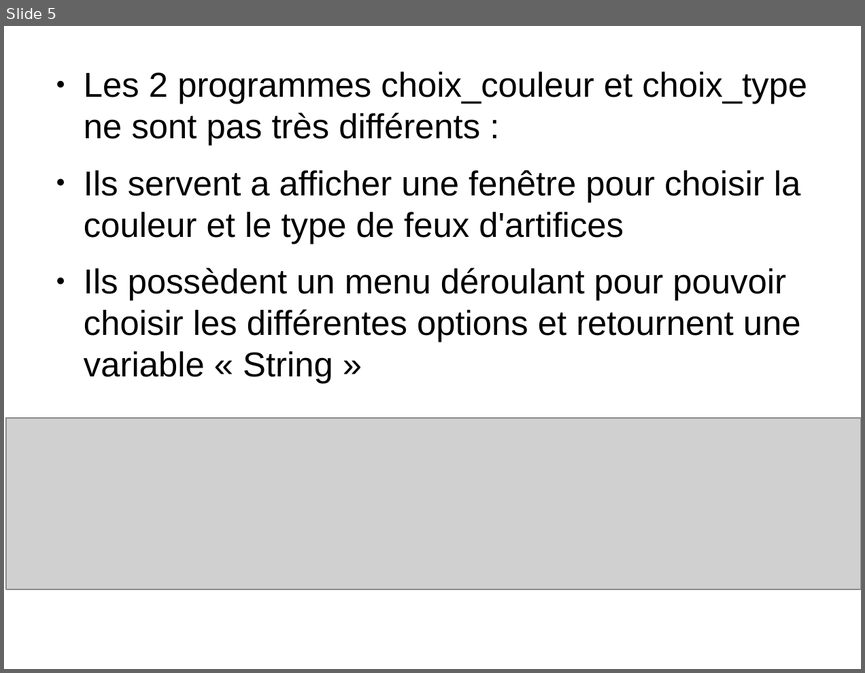
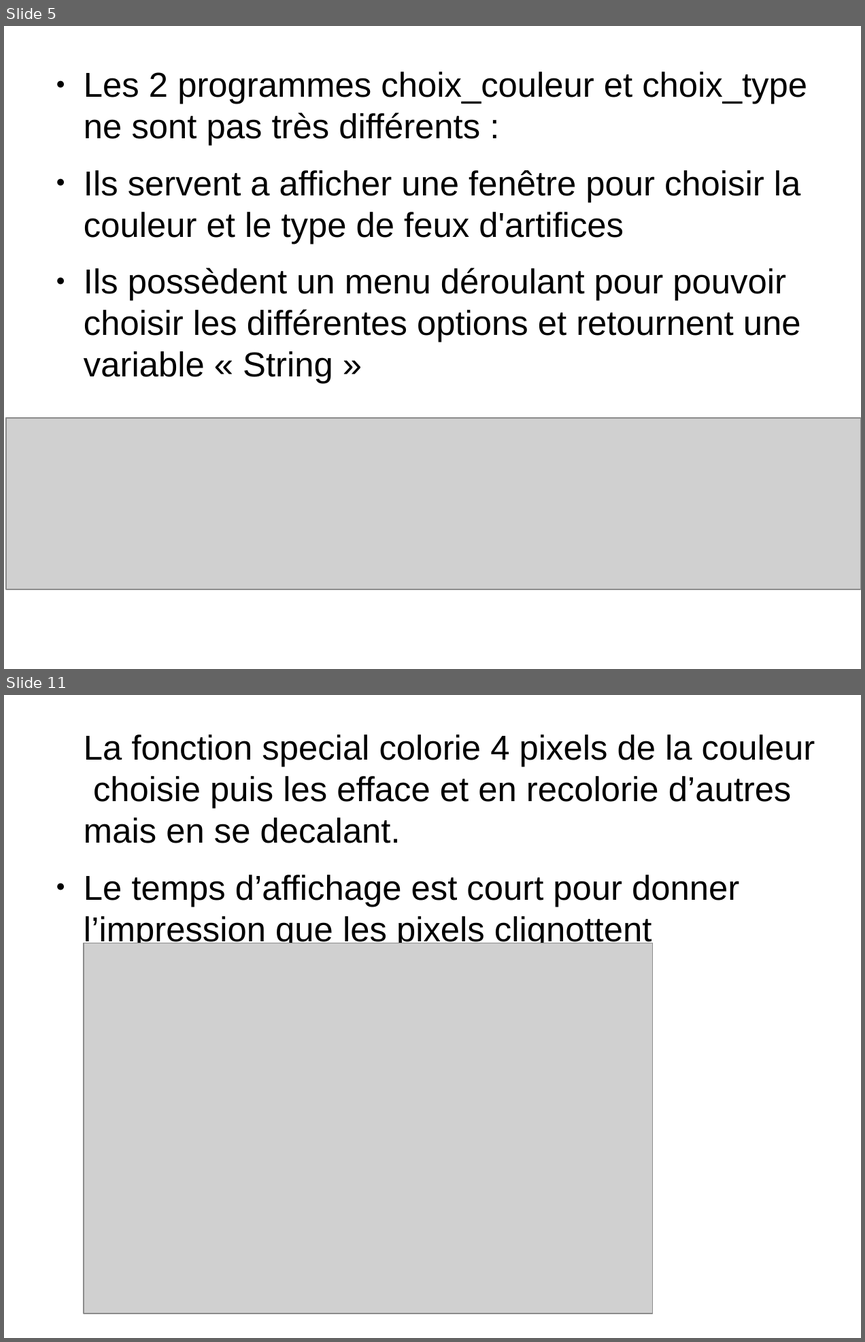
Before and after one commit to chuchodal/diapo-mini-projet, a slide deck: diapo_mini_projet.odp. Shown one above the other, each under a label of ours: slide 5 before the commit, slides 5 and 11 after it; the slides between them are not shown. The pictures are 865x673 and 865x1342 pixels, drawn with LibreOffice and Linux fonts; fonts in the diff are those of the drawing; grey boxes stand for pictures. Boxes give left, top, right and bottom in pixels: in the first picture for what was removed or moved away, otherwise in the second. Text is boxed around its words. In the diff, an @@ line names an element or a change of style, - is before the commit and + after.

Commit message:
nouveau diapo
jai apporter les modifications pour le developpement global .
Dis moi ce que t'en pense

```diff
--- a/diapo_mini_projet.odp
+++ b/diapo_mini_projet.odp
@@ slide 11 added at <box>4,695,861,1338</box>, background #FFFFFF @@
@@ text added at <box>84,734,815,948</box>, 32 pt, text #000000 @@
+La fonction special colorie 4 pixels de la couleur choisie puis les efface et en recolorie d’autres mais en se decalant.
+● Le temps d’affichage est court pour donner l’impression que les pixels clignottent
@@ picture added at <box>84,943,653,1313</box> @@
```
Also in this commit, not shown: 5 slides changed, 5 other slides added, 1 slide removed.
